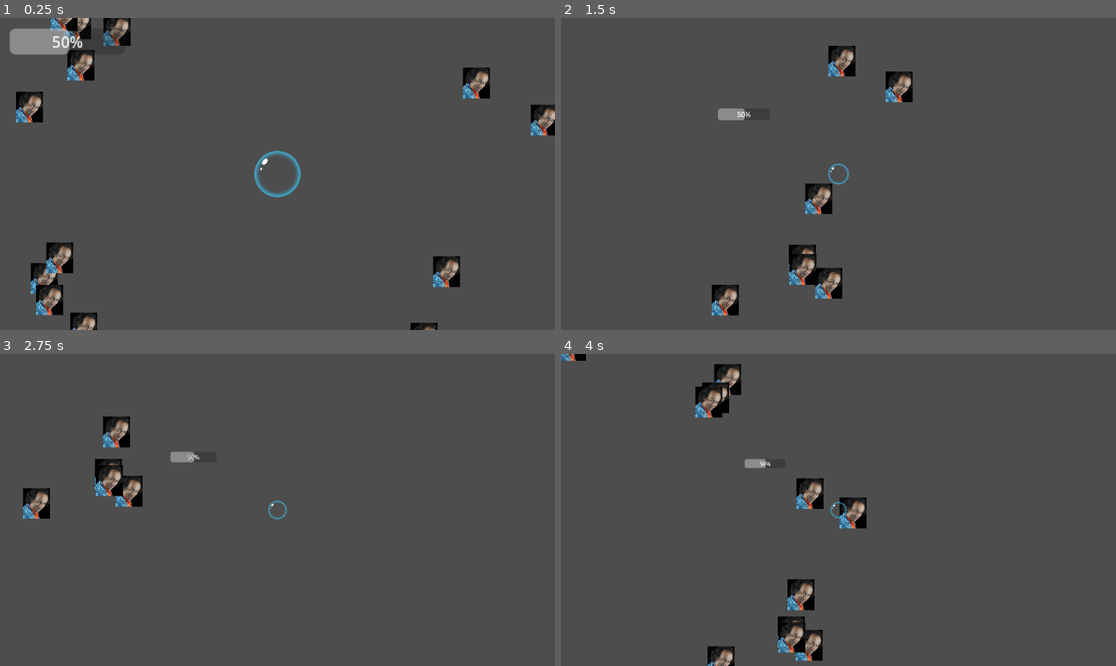
Above: before the commit, frames 1-4 (two rows, left to right).
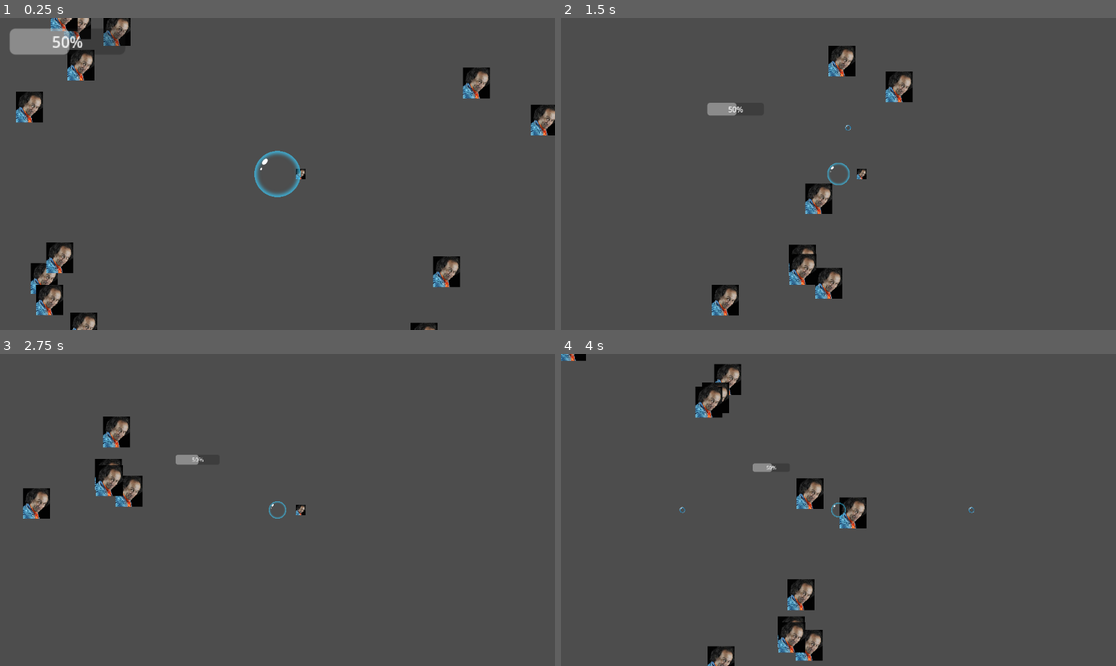
Above: after the commit, the same moments.

Repository: Zodayan/BubbleSurvivor
Game: Godot game, scene res://scenes/game.tscn
Same seed, same stepped clock (60 frames per second), same inputs: the game is played once before the commit and once after it.
Inputs (mouse positions are in pixels of both pictures, inside the frame that each line leads up to):
- Up to frame 1 (0.25 s): no input
- Up to frame 2 (1.5 s): move the mouse to (960, 158) at 0.52 s; press the mouse at (960, 158) at 0.53 s; hold Right (right) 0.53-1.28 s; move the mouse to (727, 189) at 1.27 s; release the mouse at (727, 189) at 1.28 s; hold Down (down) from 1.28 s (still down); click (727, 189) at 1.35 s
- Up to frame 3 (2.75 s): move the mouse to (333, 441) at 2.02 s; release Down (down) at 2.03 s; press the mouse at (333, 441) at 2.03 s; hold Right (right) from 2.03 s (still down)
- Up to frame 4 (4 s): move the mouse to (810, 572) at 2.77 s; release Right (right) at 2.78 s; release the mouse at (810, 572) at 2.78 s; hold Up (up) 2.78-3.53 s; click (810, 572) at 2.85 s; move the mouse to (1005, 556) at 3.52 s; press the mouse at (1005, 556) at 3.53 s; hold Q (left) from 3.53 s (still down)

The runs differ from the first frame. In frame 1, less than 0.1% of the frame differs, in the area x 53-56%, y 48-52%; in frame 2, 0.4%, in the area x 26-56%, y 27-54%; in frame 3, 0.2%; in frame 4, 0.2%.
Error before the commit: Parse Error: Could not find type "LevelManager" in the current scope. (res://scripts/weapons/pistolet.gd:8)

Commit message:
SceneManager rennamed

Diff:
--- a/bubblesurvior/scripts/Manager/CustomSceneTree.gd
+++ b/bubblesurvior/scripts/Manager/CustomSceneTree.gd
@@ -2,7 +2,7 @@
 extends SceneTree
 
 #Instance du SceneManager qui gère les scènes affichées à l'écran
-var _levelManager : SceneManager
+var _sceneManager : SceneManager
 #Instance de PlayerManager : gère les stats du joueurs
 var _playerManager : PlayerManager
 
@@ -27,9 +27,9 @@
 	_instance = self
 
 	#Initialisation du LevelManager
-	_levelManager = SceneManager.new()
-	root.add_child(_levelManager)
-	_levelManager._initialize()
+	_sceneManager = SceneManager.new()
+	root.add_child(_sceneManager)
+	_sceneManager._initialize()
 
 	#Initialisation du PlayerManager
 	_playerManager = PlayerManager.new()
@@ -57,7 +57,7 @@
 	#Initialisation des scénes de bases
 
 	for i in range(20):
-		_levelManager.addScene("res://scenes/michel.tscn")
+		_sceneManager.addScene("res://scenes/michel.tscn")
 
 	print("Initialized:")
 	print("  Starting time: %s" % str(time_elapsed))
--- a/bubblesurvior/scripts/weapons/pistolet.gd
+++ b/bubblesurvior/scripts/weapons/pistolet.gd
@@ -5,5 +5,5 @@
 
 # A potentiellement toucher avec héritage
 func action_tirer() -> void:
-	var level_manager: LevelManager = CustomSceneTree.getInstance()._levelManager
-	level_manager.addScene("res://scenes/projectile_simple.tscn")
+	var scene_manager : SceneManager = CustomSceneTree.getInstance()._sceneManager
+	scene_manager.addScene("res://scenes/projectile_simple.tscn")
